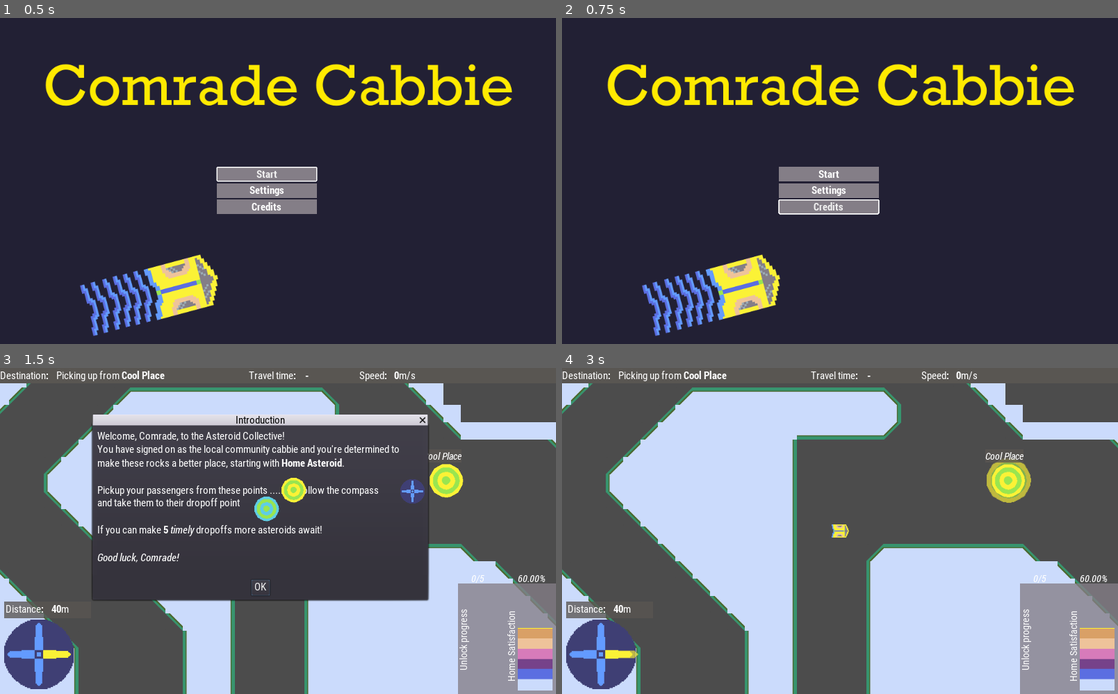
Above: before the commit, frames 1-4 (two rows, left to right).
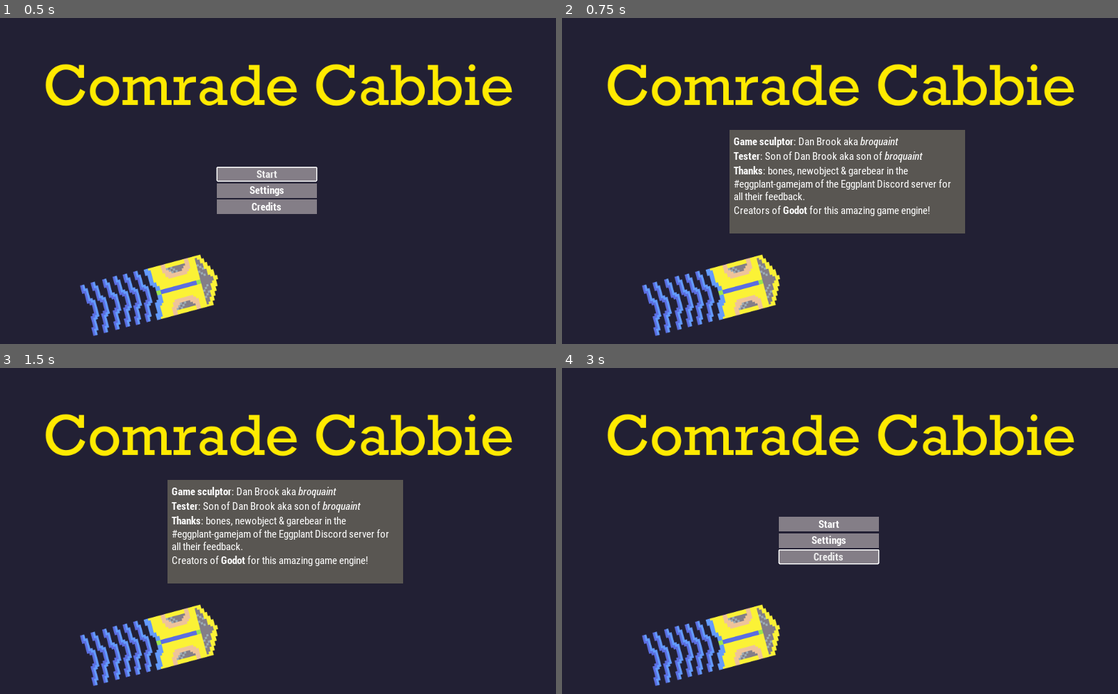
Above: after the commit, the same moments.

Repository: broquaint/comrade-cabbie
Game: Godot game, scene res://Root.tscn
The game is run twice, just before and just after one commit, with the same random seed, the same clock (stepped at 60 frames per second) and the same inputs.
Inputs (mouse positions are in pixels of both pictures, inside the frame that each line leads up to):
- Up to frame 1 (0.5 s): no input
- Up to frame 2 (0.75 s): click "Credits" at 0.5 s
- Up to frame 3 (1.5 s): click "Start" at 1.25 s
- Up to frame 4 (3 s): click (828, 524) at 2 s, where only the run after the commit has a clickable "Start"; click (823, 586) at 2.75 s, where only the run before the commit has a clickable "OK"

Frame 1 is identical in both runs. In frame 2, 13% of the frame differs, in the area x 30-73%, y 34-67%; in frame 3, 93%; in frame 4, 100%, in the area x 0-100%, y 0-100%.

Commit message:
Finally add credits
It's easy when you know how!

Diff:
--- a/FontTheme.tres
+++ b/FontTheme.tres
@@ -6,6 +6,9 @@
 [sub_resource type="DynamicFont" id=6]
 size = 18
 font_data = SubResource( 5 )
+
+[sub_resource type="StyleBoxFlat" id=9]
+bg_color = Color( 0.34902, 0.337255, 0.321569, 1 )
 
 [sub_resource type="DynamicFontData" id=3]
 font_path = "res://assets/robotocondensed-bold.ttf"
@@ -21,6 +24,12 @@
 size = 20
 font_data = SubResource( 7 )
 
+[sub_resource type="StyleBoxFlat" id=10]
+bg_color = Color( 0.34902, 0.337255, 0.321569, 1 )
+border_width_top = 21
+border_color = Color( 1, 1, 1, 1 )
+expand_margin_top = 20.0
+
 [sub_resource type="DynamicFontData" id=1]
 font_path = "res://assets/robotocondensed-regular.ttf"
 
@@ -31,5 +40,7 @@
 [resource]
 default_font = SubResource( 2 )
 Label/fonts/font = SubResource( 6 )
+PopupDialog/styles/panel = SubResource( 9 )
 RichTextLabel/fonts/bold_font = SubResource( 4 )
 RichTextLabel/fonts/italics_font = SubResource( 8 )
+WindowDialog/styles/panel = SubResource( 10 )
--- a/HUD.tscn
+++ b/HUD.tscn
@@ -518,9 +518,33 @@
 position = Vector2( 512, 300 )
 texture = ExtResource( 15 )
 
+[node name="CreditsPopup" type="PopupDialog" parent="."]
+margin_left = 308.0
+margin_top = 206.0
+margin_right = 742.0
+margin_bottom = 396.0
+theme = ExtResource( 13 )
+__meta__ = {
+"_edit_group_": true
+}
+
+[node name="CreditsText" type="RichTextLabel" parent="CreditsPopup"]
+margin_left = 8.0
+margin_top = 8.0
+margin_right = 426.0
+margin_bottom = 174.0
+bbcode_enabled = true
+bbcode_text = "[b]Game sculptor[/b]: Dan Brook aka [i]broquaint[/i]
+[b]Tester[/b]: Son of Dan Brook aka son of [i]broquaint[/i]
+[b]Thanks[/b]: bones, newobject & garebear in the #eggplant-gamejam of the Eggplant Discord server for all their feedback.
+Creators of [b]Godot[/b] for this amazing game engine!"
+text = "Game sculptor: Dan Brook aka broquaint
+Tester: Son of Dan Brook aka son of broquaint
+Thanks: bones, newobject & garebear in the #eggplant-gamejam of the Eggplant Discord server for all their feedback.
+Creators of Godot for this amazing game engine!"
+
 [node name="TitleMenu" type="VBoxContainer" parent="."]
 pause_mode = 2
-visible = false
 margin_left = 398.83
 margin_top = 273.87
 margin_right = 583.83
--- a/TitleMenu.gd
+++ b/TitleMenu.gd
@@ -5,7 +5,6 @@
 	$Settings.connect('pressed', self, 'show_settings')
 	$Credits.connect('pressed', self, 'show_credits')
 	$'../SettingsMenu'.connect('left_title_settings', self, 'leave_settings')
-
 	show_title()
 
 func show_title():
@@ -24,7 +23,7 @@
 	$'../SettingsMenu'.enable()
 
 func show_credits():
-	pass
+	$'../CreditsPopup'.popup()
 
 func root():
 	return get_node('/root/Root')
Not shown: 1 places in FontTheme.tres that only renumber resources
